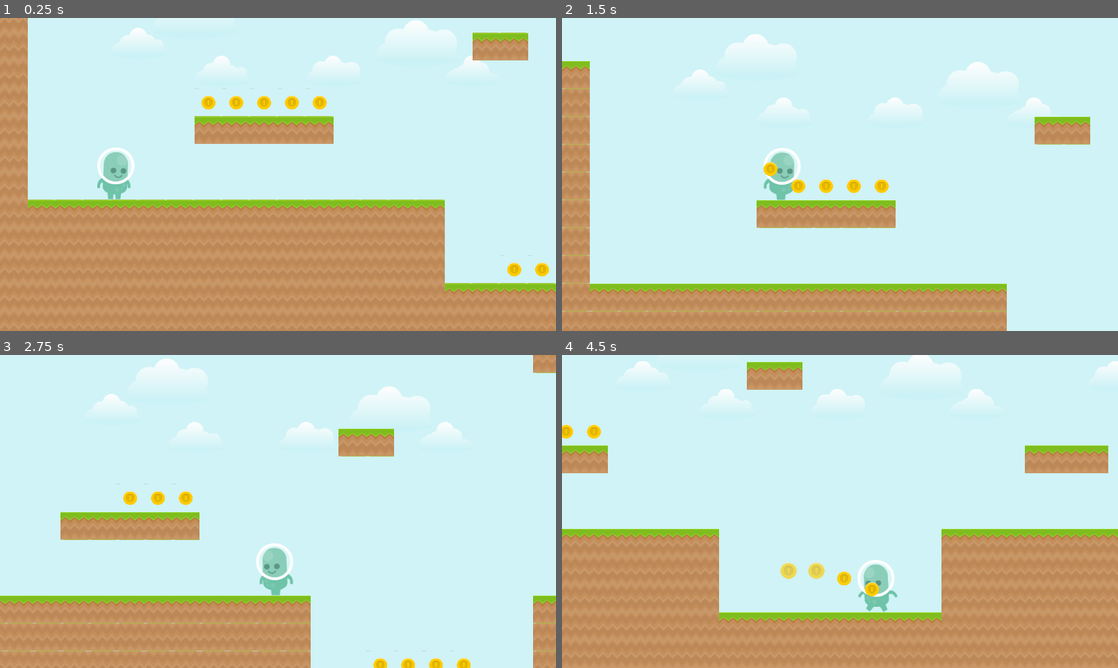
Above: before the commit, frames 1-4 (two rows, left to right).
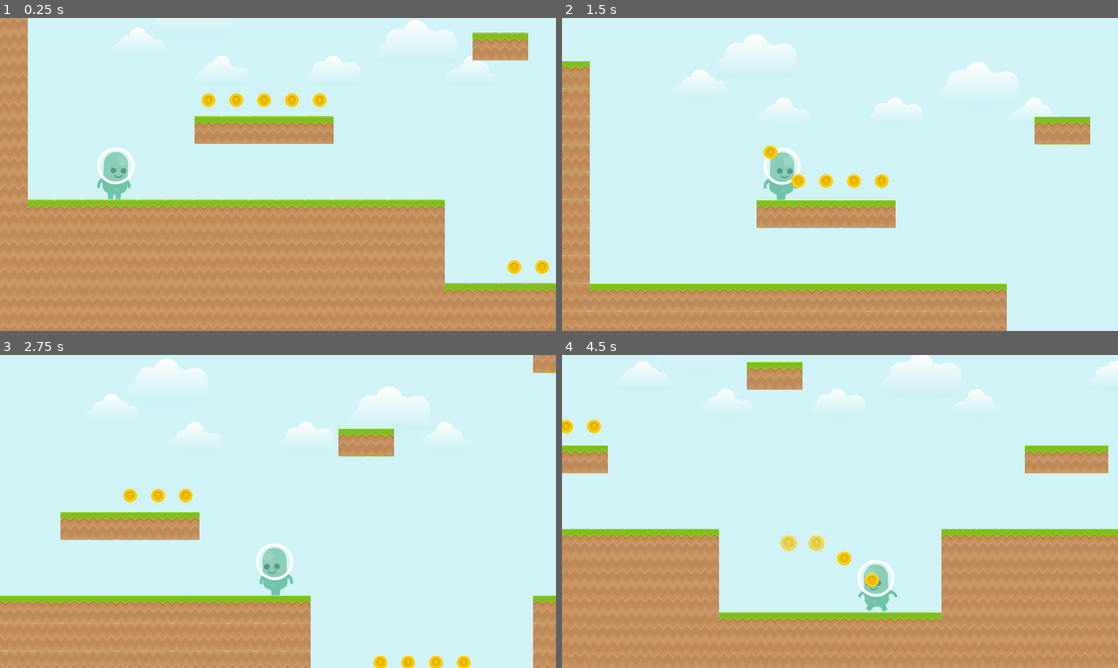
Above: after the commit, the same moments.

Repository: carlosebmachado-games/simple-platform
Game: Godot game, scene res://scenes/game.tscn
Same seed, same stepped clock (60 frames per second), same inputs: the game is played once before the commit and once after it.
Inputs:
- Up to frame 1 (0.25 s): no input
- Up to frame 2 (1.5 s): hold D (move_right) from 0.53 s (still down); tap Space (jump) at 0.77 s
- Up to frame 3 (2.75 s): tap Space (jump) at 1.52 s; release D (move_right) at 2.03 s; hold A (move_left) from 2.03 s (still down)
- Up to frame 4 (4.5 s): release A (move_left) at 2.78 s; hold D (move_right) 2.78-4.28 s; tap Space (jump) at 3.02, 3.77 s; hold A (move_left) from 4.28 s (still down)

The runs differ from the first frame. In frame 1, 0.5% of the frame differs, in the area x 36-99%, y 24-83%; in frame 2, 0.6%; in frame 3, 0.5%; in frame 4, 1.0%, in the area x 0-57%, y 20-78%.

Commit message:
slime

Diff:
--- a/scenes/game.tscn
+++ b/scenes/game.tscn
@@ -107,6 +107,8 @@
 [node name="coin_15" parent="coins" instance=ExtResource( 7 )]
 position = Vector2( 2976, 480 )
 
+[node name="enemies" type="Node2D" parent="."]
+
 [node name="camera" parent="." instance=ExtResource( 3 )]
 position = Vector2( 262.896, 454.439 )
 
--- a/scenes/prefabs/coin.tscn
+++ b/scenes/prefabs/coin.tscn
@@ -19,7 +19,7 @@
 "times": PoolRealArray( 0, 0.3 ),
 "transitions": PoolRealArray( 1, 1 ),
 "update": 0,
-"values": [ Vector2( 0, 0 ), Vector2( 0, -128 ) ]
+"values": [ Vector2( 0, 0 ), Vector2( 0, -256 ) ]
 }
 tracks/1/type = "value"
 tracks/1/path = NodePath("sprite:scale")
@@ -46,13 +46,27 @@
 "values": [ Color( 1, 1, 1, 1 ), Color( 1, 1, 1, 0 ) ]
 }
 
+[sub_resource type="Animation" id=3]
+resource_name = "idle"
+loop = true
+tracks/0/type = "value"
+tracks/0/path = NodePath("sprite:position")
+tracks/0/interp = 1
+tracks/0/loop_wrap = true
+tracks/0/imported = false
+tracks/0/enabled = true
+tracks/0/keys = {
+"times": PoolRealArray( 0, 0.5, 1 ),
+"transitions": PoolRealArray( 1, 1, 1 ),
+"update": 0,
+"values": [ Vector2( 0, 0 ), Vector2( 0, -24 ), Vector2( 0, 0 ) ]
+}
+
 [node name="coin" type="Area2D"]
 scale = Vector2( 0.5, 0.5 )
 script = ExtResource( 2 )
 
 [node name="sprite" type="Sprite" parent="."]
-modulate = Color( 1, 1, 1, 0.999094 )
-scale = Vector2( 1.00045, 1.00045 )
 texture = ExtResource( 1 )
 region_enabled = true
 region_rect = Rect2( 640, 384, 128, 128 )
@@ -61,5 +75,7 @@
 shape = SubResource( 1 )
 
 [node name="anim" type="AnimationPlayer" parent="."]
+autoplay = "idle"
 anims/collect = SubResource( 2 )
+anims/idle = SubResource( 3 )
 [connection signal="body_entered" from="." to="." method="_on_coin_body_entered"]
--- /dev/null
+++ b/scenes/prefabs/slime.tscn
@@ -0,0 +1,46 @@
+[gd_scene load_steps=8 format=2]
+
+[ext_resource path="res://scripts/lesma.gd" type="Script" id=1]
+[ext_resource path="res://assets/enemies/slime_walk_1.png" type="Texture" id=2]
+[ext_resource path="res://assets/enemies/slime_walk_0.png" type="Texture" id=3]
+[ext_resource path="res://assets/enemies/slime_dead.png" type="Texture" id=4]
+
+[sub_resource type="Curve2D" id=3]
+_data = {
+"points": PoolVector2Array( 0, 0, 0, 0, -5.6875, 0.03125, 0, 0, 0, 0, 197.469, 0.03125 )
+}
+
+[sub_resource type="SpriteFrames" id=1]
+animations = [ {
+"frames": [ ExtResource( 4 ) ],
+"loop": true,
+"name": "dead",
+"speed": 5.0
+}, {
+"frames": [ ExtResource( 3 ), ExtResource( 2 ) ],
+"loop": true,
+"name": "walk",
+"speed": 3.0
+} ]
+
+[sub_resource type="CapsuleShape2D" id=2]
+radius = 13.0346
+height = 22.3431
+
+[node name="slime" type="Path2D"]
+curve = SubResource( 3 )
+
+[node name="follow" type="PathFollow2D" parent="."]
+position = Vector2( -5.6875, 0.03125 )
+
+[node name="body" type="KinematicBody2D" parent="follow"]
+script = ExtResource( 1 )
+
+[node name="sprite" type="AnimatedSprite" parent="follow/body"]
+frames = SubResource( 1 )
+animation = "walk"
+playing = true
+
+[node name="shape" type="CollisionShape2D" parent="follow/body"]
+rotation = 1.5708
+shape = SubResource( 2 )
--- a/scripts/coin.gd
+++ b/scripts/coin.gd
@@ -3,3 +3,5 @@
 func _on_coin_body_entered(body):
 	get_node("shape").queue_free()
 	get_node("anim").play("collect")
+	yield(get_node("anim"), "animation_finished")
+	queue_free()
--- /dev/null
+++ b/scripts/lesma.gd
@@ -0,0 +1,6 @@
+extends KinematicBody2D
+
+var way = 1
+
+func _process(delta):
+	var new_offset = get_parent().get_unit_offset() + delta * way * 0.3
Not shown: 1 places in scenes/prefabs/coin.tscn that only renumber resources
